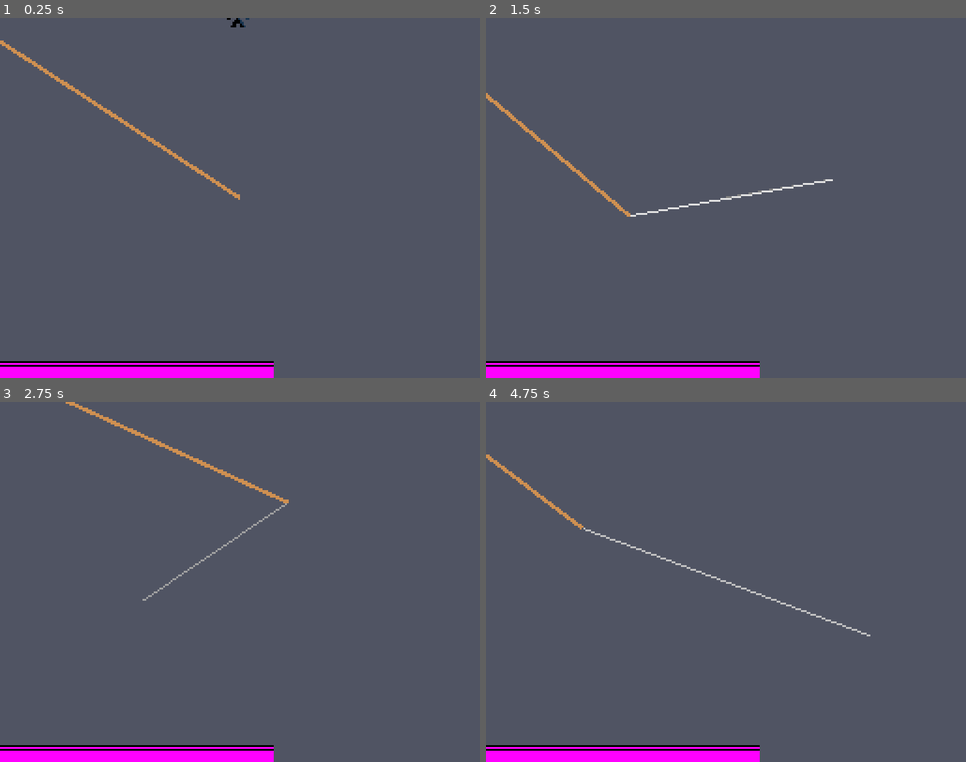
Above: before the commit, frames 1-4 (two rows, left to right).
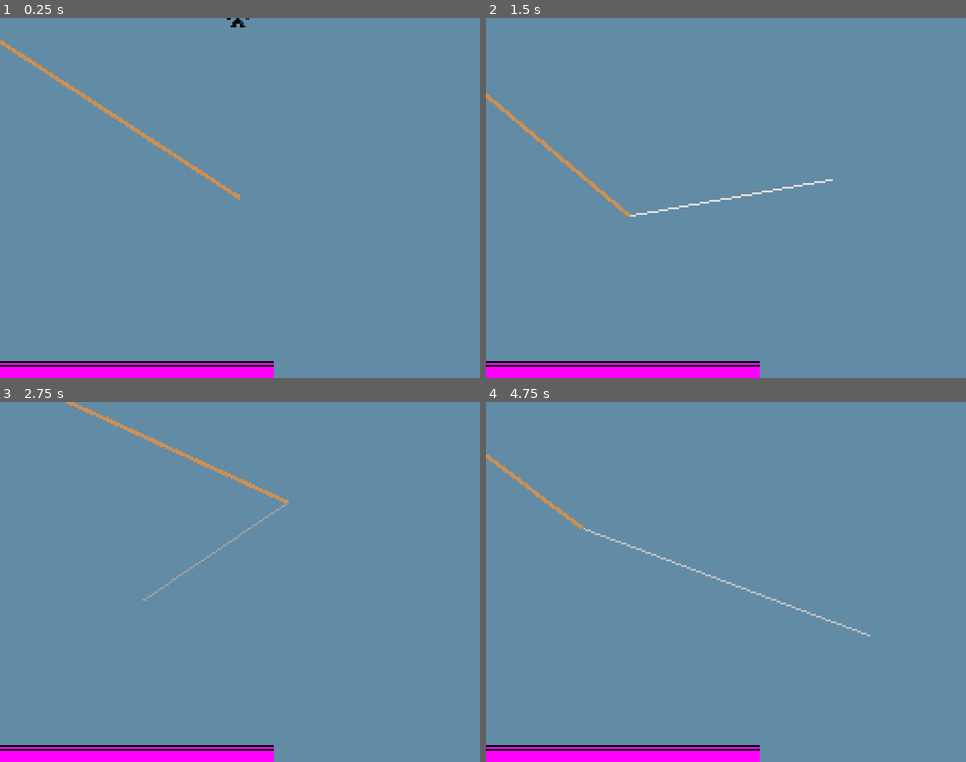
Above: after the commit, the same moments.

Repository: Jcodefox/GMTK-2025
Game: Godot game, scene res://scenes/topscenes/gameplay_topscene.tscn
Same seed, same stepped clock (60 frames per second), same inputs: the game is played once before the commit and once after it.
Inputs (mouse positions are in pixels of both pictures, inside the frame that each line leads up to):
- Up to frame 1 (0.25 s): no input
- Up to frame 2 (1.5 s): move the mouse to (831, 180) at 0.52 s; hold D (move_right) from 0.53 s (still down); tap Space (move_jump) at 0.77 s; move the mouse to (630, 216) at 1.27 s
- Up to frame 3 (2.75 s): tap Space (move_jump) at 1.52 s; move the mouse to (288, 502) at 2.02 s; release D (move_right) at 2.03 s; hold A (move_left) from 2.03 s (still down)
- Up to frame 4 (4.75 s): tap Enter at 2.75 s; move the mouse to (702, 654) at 2.77 s; release A (move_left) at 2.78 s; hold D (move_right) 2.78-4.28 s; tap Space (move_jump) at 3.02, 3.5, 3.77, 4.52 s; move the mouse to (870, 636) at 3.52 s; move the mouse to (582, 528) at 4.27 s; hold A (move_left) from 4.28 s (still down)

The runs differ from the first frame. In frame 1, 97% of the frame differs, in the area x 0-100%, y 0-100%; in frame 2, 97%; in frame 3, 97%; in frame 4, 97%.

Commit message:
Add duckwalk assets + Change background color

Diff:
--- a/scenes/topscenes/gameplay_topscene.tscn
+++ b/scenes/topscenes/gameplay_topscene.tscn
@@ -25,7 +25,7 @@
 anchor_bottom = 1.0
 grow_horizontal = 2
 grow_vertical = 2
-color = Color(0.312, 0.3302, 0.39, 1)
+color = Color(0.3835, 0.5434, 0.65, 1)
 
 [node name="StaticBody2D" type="StaticBody2D" parent="."]
 position = Vector2(241, 501)
Binary file added: assets/art/player/cowboy_duckwalk_1.png
Not shown, added: assets/art/player/cowboy_duckwalk_1.png.import
Binary file added: assets/art/player/cowboy_duckwalk_2.png
Not shown, added: assets/art/player/cowboy_duckwalk_2.png.import
